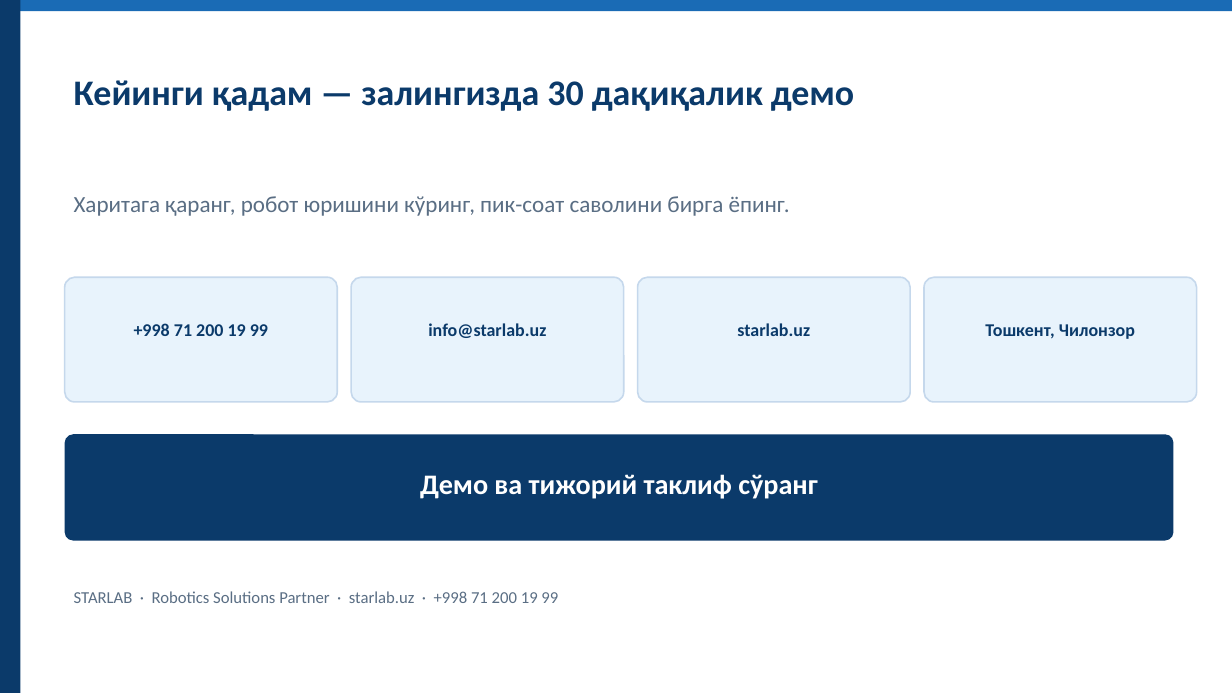
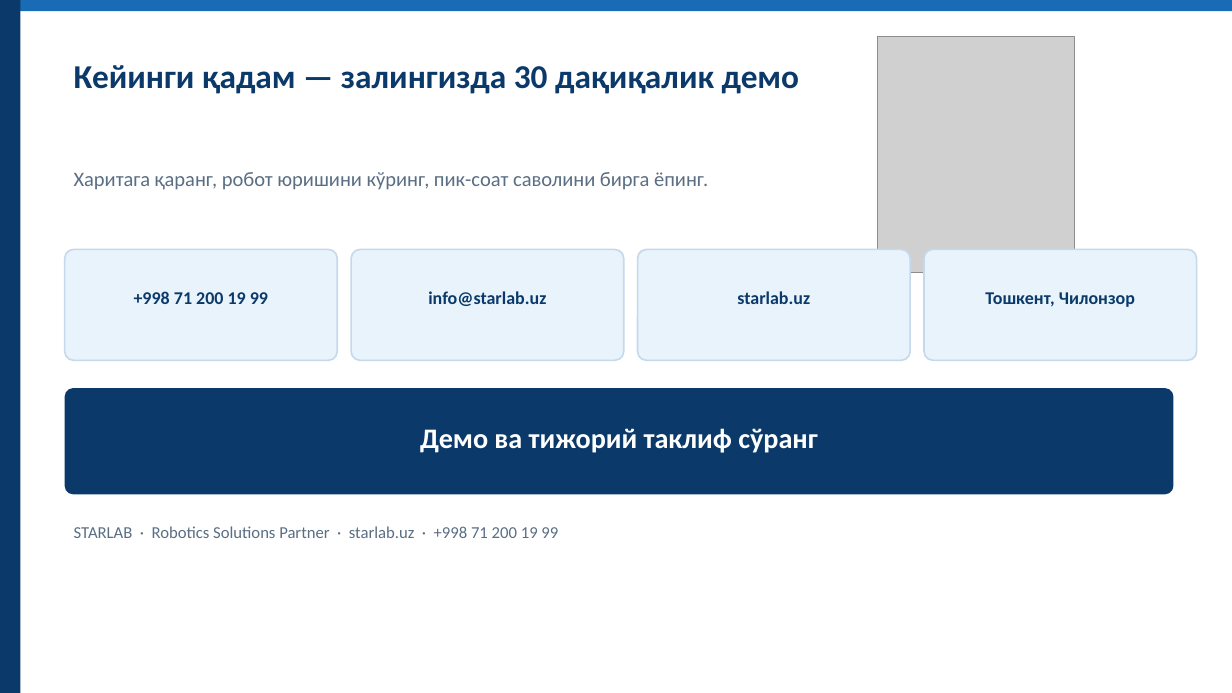
Before and after one commit to Musobek0809/moliya-bot, a slide deck: slide 15 of presentations/ROBOSANT_Restoran_UZ_kirill.pptx. Drawn at 1232x693 pixels with LibreOffice and Linux fonts; fonts in the diff are those of the drawing; grey boxes stand for pictures. Boxes give left, top, right and bottom in pixels: in the first picture for what was removed or moved away, otherwise in the second. Text is boxed around its words. In the diff, an @@ line names an element or a change of style, - is before the commit and + after.

```diff
--- a/presentations/ROBOSANT_Restoran_UZ_kirill.pptx
+++ b/presentations/ROBOSANT_Restoran_UZ_kirill.pptx
@@ text "Кейинги қадам — залингизда 30 ..." moved from (x1=74, y1=80, x2=854, y2=111) to (x1=74, y1=65, x2=799, y2=94) @@
@@ text "Кейинги қадам — залингизда 30 ..." at (x1=74, y1=65, x2=799, y2=94): size 28 to 26 pt @@
@@ picture added at (x1=878, y1=37, x2=1074, y2=273) @@
@@ text "Харитага қаранг, робот юришини кўринг, ..." moved from (x1=74, y1=196, x2=790, y2=216) to (x1=74, y1=172, x2=708, y2=190) @@
@@ text "Харитага қаранг, робот юришини кўринг, ..." at (x1=74, y1=172, x2=708, y2=190): size 18 to 16 pt @@
@@ rounded rectangle resized from (x1=65, y1=277, x2=337, y2=402) to (x1=65, y1=250, x2=337, y2=360) @@
@@ rounded rectangle resized from (x1=351, y1=277, x2=624, y2=402) to (x1=351, y1=250, x2=624, y2=360) @@
@@ rounded rectangle resized from (x1=638, y1=277, x2=910, y2=402) to (x1=638, y1=250, x2=910, y2=360) @@
@@ rounded rectangle resized from (x1=924, y1=277, x2=1197, y2=402) to (x1=924, y1=250, x2=1197, y2=360) @@
@@ 4 texts moved together from (x1=134, y1=323, x2=1135, y2=339) to (x1=134, y1=291, x2=1135, y2=307) @@
@@ rounded rectangle moved from (x1=65, y1=434, x2=1174, y2=541) to (x1=65, y1=388, x2=1174, y2=494) @@
@@ text "Демо ва тижорий таклиф сўранг" moved from (x1=420, y1=474, x2=818, y2=499) to (x1=420, y1=428, x2=818, y2=453) @@
@@ text "STARLAB · Robotics Solutions Partner ..." moved from (x1=74, y1=591, x2=558, y2=603) to (x1=74, y1=526, x2=558, y2=538) @@
```
Also in this commit, not shown: 6 other slides changed, 29 other files.
